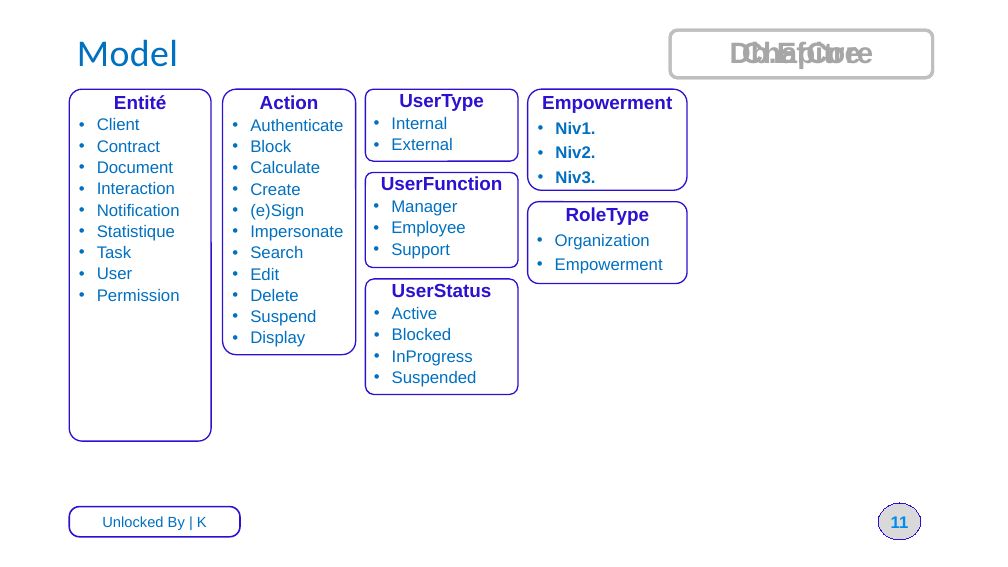
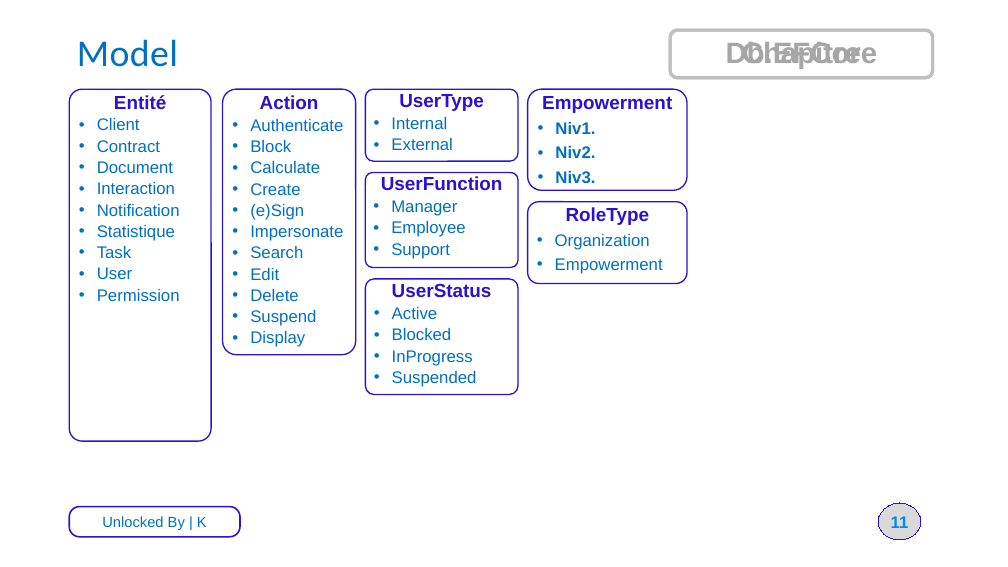
Before and after one commit to Winderbueno/_Doc, a slide deck: slide 11 of _Template/Api.Net.pptx. Drawn at 1008x567 pixels with LibreOffice and Linux fonts; fonts in the diff are those of the drawing. Boxes give left, top, right and bottom in pixels: in the first picture for what was removed or moved away, otherwise in the second. Text is boxed around its words. In the diff, an @@ line names an element or a change of style, - is before the commit and + after.

```diff
--- a/_Template/Api.Net.pptx
+++ b/_Template/Api.Net.pptx
@@ text at (726,42,878,69): text changed @@
-Db.EfCore
+Db.EFCore
```
Also in this commit, not shown: 6 other slides changed, 5 other files.
